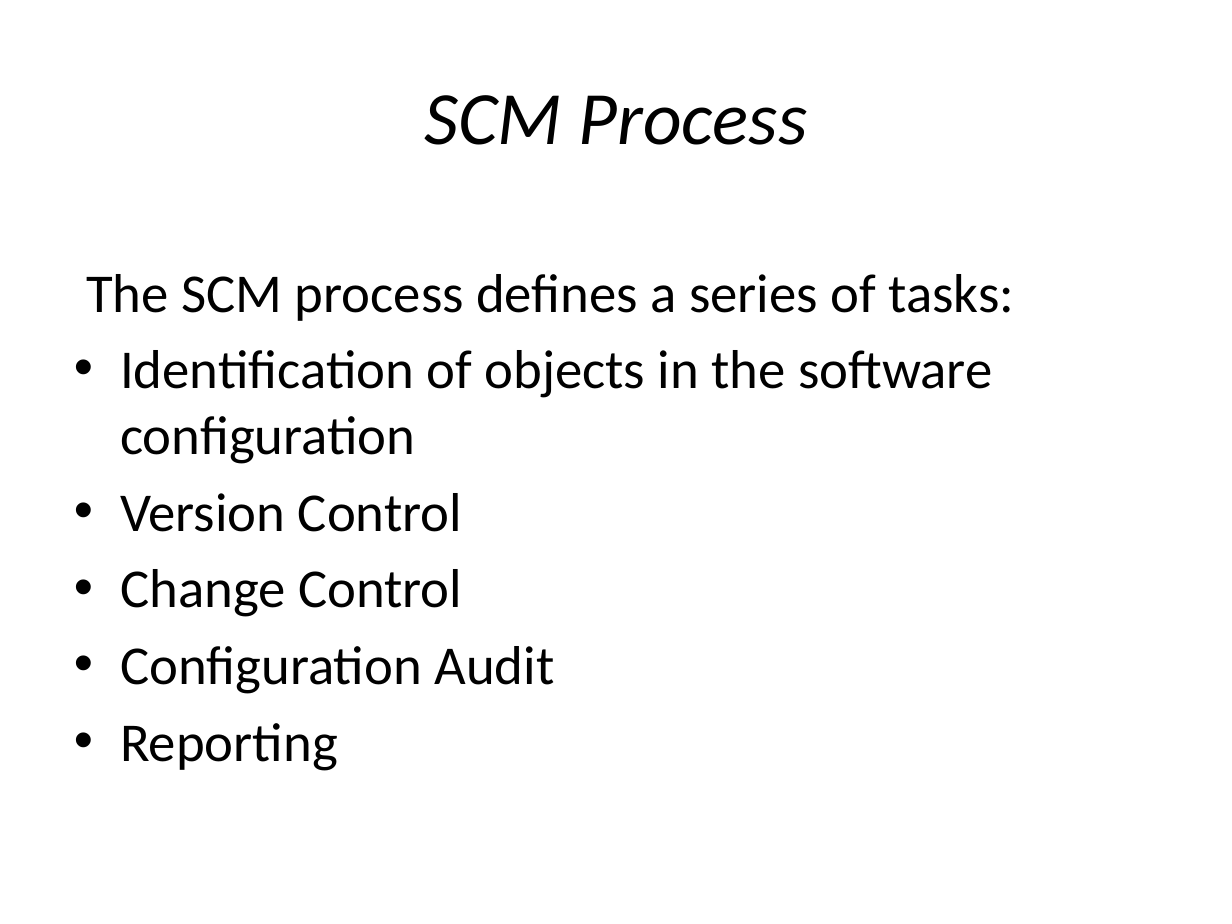
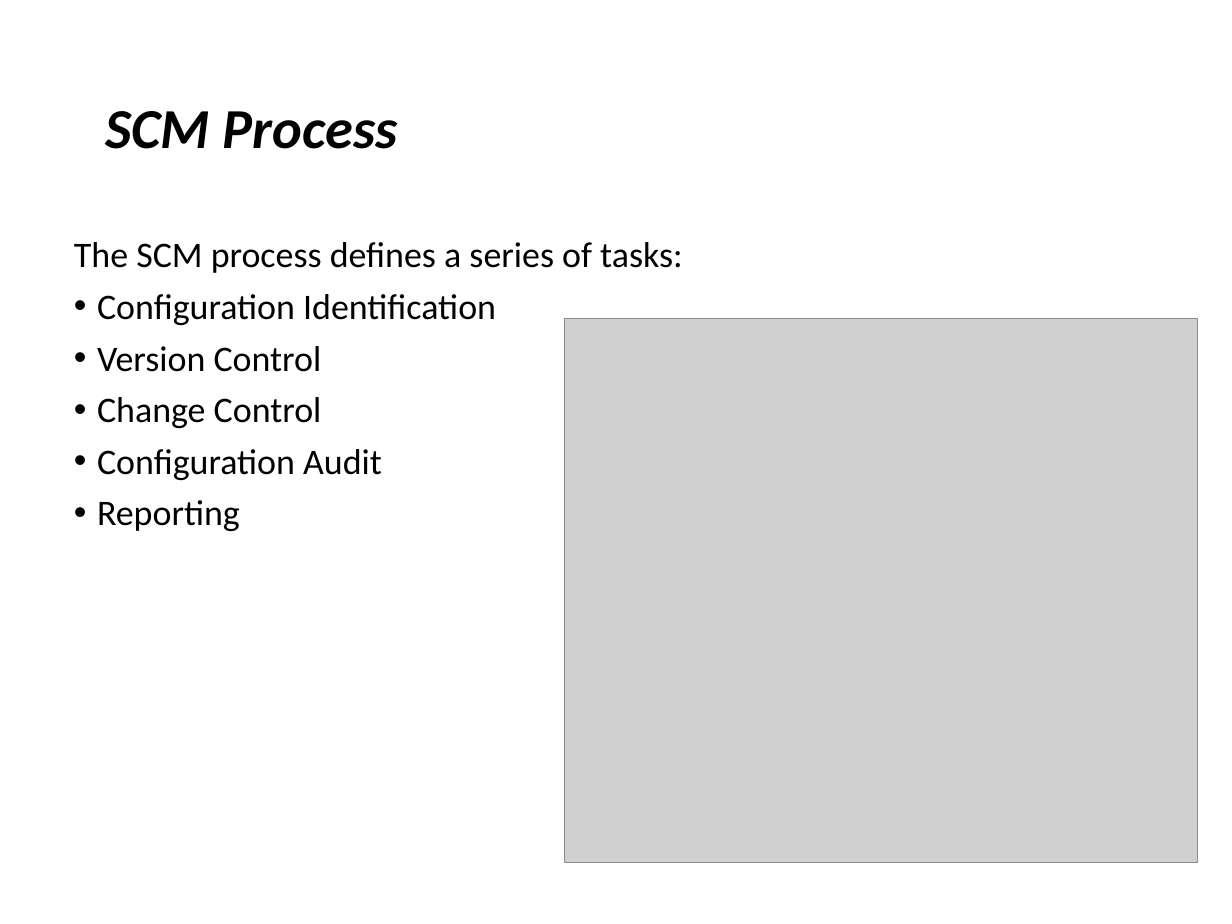
Before and after one commit to suvethaammu/suvethaammu, a slide deck: slide 7 of BEST PRACTICES OF SOTWARE CONFIGURATION MANAGEMENT.pptx (slide 6 before the commit). Drawn at 1232x924 pixels with LibreOffice and Linux fonts; fonts in the diff are those of the drawing; grey boxes stand for pictures. Boxes give left, top, right and bottom in pixels: in the first picture for what was removed or moved away, otherwise in the second. Text is boxed around its words. In the diff, an @@ line names an element or a change of style, - is before the commit and + after.

```diff
--- a/BEST PRACTICES OF SOTWARE CONFIGURATION MANAGEMENT.pptx
+++ b/BEST PRACTICES OF SOTWARE CONFIGURATION MANAGEMENT.pptx
@@ title "SCM Process": place and size @@
-title "SCM Process" at box(424, 95, 808, 145)
+title "SCM Process" at box(105, 111, 398, 149)
@@ title "SCM Process" at box(105, 111, 398, 149): size 44 to 33 pt, bold on; alignment centre to left; line spacing 1 to 0.9 @@
@@ text at box(74, 242, 682, 531): size 32 to 21 pt in "The SCM process defines a series of ...", "Version Control", "Change Control", "Configuration Audit" and 1 more places; indent changed; line spacing 1 to 0.9; more space between paragraphs @@
@@ text at box(97, 294, 496, 325): text changed; size 32 to 21 pt @@
-• Identification of objects in the software configuration
+• Configuration Identification
@@ picture added at box(564, 318, 1198, 862) @@
```
Also in this commit, not shown: 8 other slides changed, 11 slides added, 12 slides removed.
